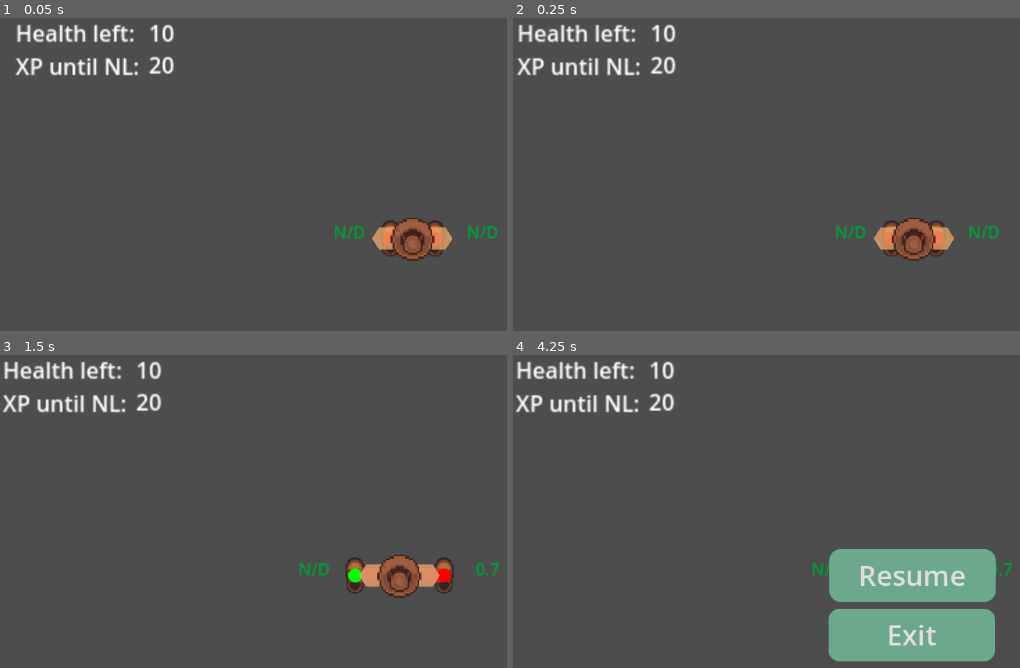
Above: before the commit, frames 1-4 (two rows, left to right).
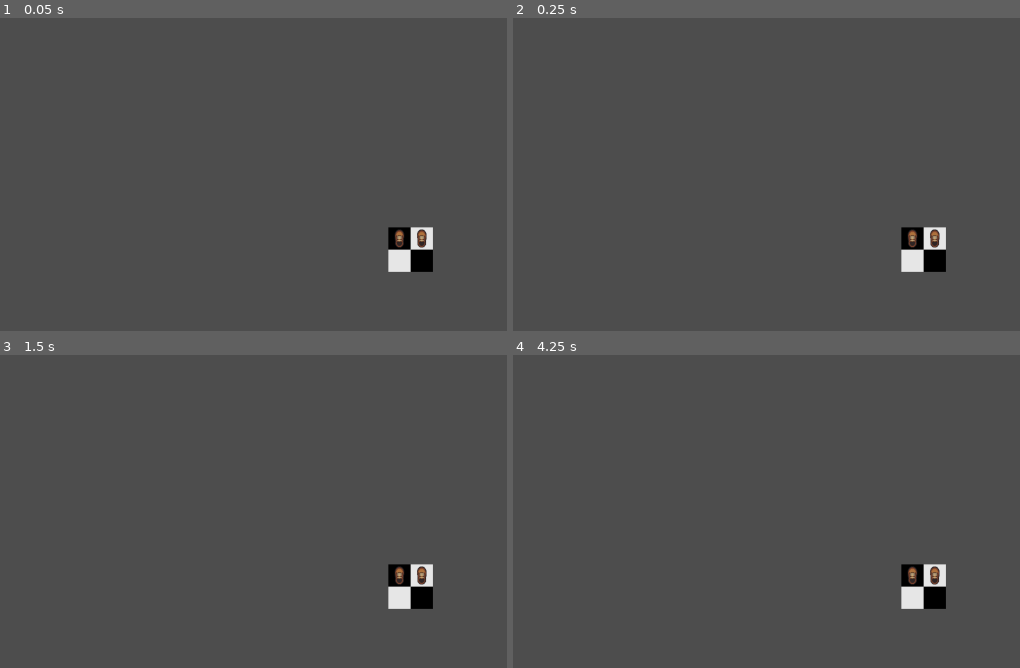
Above: after the commit, the same moments.

Repository: Meatplanter/Kelp_44
Game: Godot game, scene res://rogue_b.tscn
Same seed, same stepped clock (60 frames per second), same inputs: the game is played once before the commit and once after it. This scene is started directly instead of the project's main scene.
Inputs:
- Up to frame 1 (0.05 s): no input
- Up to frame 2 (0.25 s): no input
- Up to frame 3 (1.5 s): tap Enter at 0.5 s; hold Keypad 6 (RS_move_right) 0.53-1.28 s; hold M (ChangeMode) 0.53-1.28 s; hold X (LS_move_down) from 1.28 s (still down); tap Space (Space) at 1.35 s
- Up to frame 4 (4.25 s): tap Space (Space) at 2, 3.5 s; release X (LS_move_down) at 2.03 s; hold Keypad 6 (RS_move_right) 2.03-2.78 s; hold Shift (TargettingMode) 2.03-2.78 s; tap Enter at 2.75 s; hold Q (LS_move_leftup) 2.78-3.53 s; tap 1 at 2.85 s; hold A (LS_move_left) from 3.53 s (still down); tap 2 at 3.6 s; tap Escape (Esc) at 4.15 s

The runs differ from the first frame. In frame 1, 3.9% of the frame differs, in the area x 2-99%, y 1-82%; in frame 2, 4.0%; in frame 3, 4.4%; in frame 4, 13%, in the area x 0-99%, y 1-99%.

Commit message:
Movement revamp start

Diff:
--- a/Bullet.gd
+++ b/Bullet.gd
@@ -15,10 +15,12 @@
 
 func _ready() -> void:
 	shootingPoint = global_position
+	bulletSpeed = randf_range(0.75*bulletSpeed,1.5*bulletSpeed)
 	if Global.bloodTrailScene == true:
 		bloodTrailScene = preload("res://blood_trail_px.tscn")
 	elif Global.bloodTrailScene == false:
 		bloodTrailScene = preload("res://blood_trail_pc.tscn")
+
 
 
 func _process(delta: float) -> void:
@@ -45,7 +47,7 @@
 
 func _physics_process(delta: float) -> void:
 	var direction = Vector2.RIGHT.rotated(rotation)
-	position += direction * randf_range(0.75*bulletSpeed,1.5*bulletSpeed) * delta * Global.gameSpeed * bulletSlowdown
+	position += direction * bulletSpeed * delta * Global.gameSpeed * bulletSlowdown
 	if bulletContact == 0.0: bulletSlowdown = bulletSlowdown * Global.bulletSlowdown
 	travelledDistance += bulletSpeed * delta * Global.gameSpeed
 
--- a/RightShoe.gd
+++ b/RightShoe.gd
@@ -736,6 +736,7 @@
 	var to_angle = Global.midpoint.angle_to_point(%CharBody.focus)
 	var shortest = shortest_angle(from_angle, to_angle)
 	tween.tween_property(self,"rotation",shortest+0.5 * PI,moveTime)
+	moveTime = Global.moveTime
 
 	if currPos == targPos:
 		Global.rightMoving = false
--- /dev/null
+++ b/camera.gd
@@ -0,0 +1,9 @@
+extends Node
+
+var cameraState = 0 #0 looking up, 1 looking right, 2 looking down, 3 looking left
+
+#vector camera normal
+var VecRight = Vector2.RIGHT
+var VecLeft = Vector2.LEFT
+var VecUp = Vector2.UP
+var VecDown = Vector2.DOWN
--- a/main_menu.gd
+++ b/main_menu.gd
@@ -45,7 +45,7 @@
 
 
 func _on_player_health_text_changed():
-	Global.playerHealth = float($PlayerHealth.text)
+	Global.playerHealth = int($PlayerHealth.text)
 
 
 func _on_bullet_time_text_changed():
--- /dev/null
+++ b/movement.gd
@@ -0,0 +1,52 @@
+extends Node
+
+var moveDistance = 32 #base 32
+var maxMoveDistance = 65 #at first 75
+var styleTween = Tween.TRANS_QUAD #for movement
+var pureMovement = 0.3 #in seconds
+var placingWeight = 0.2 #in seconds
+
+var moveTime = 0.4
+
+var moveSimpleOptimal: #e.g. walking forward, first half of movement, raising foot
+	get:
+		return pureMovement
+var moveComplexOptimal: #e.g. walking forward, planting foot in front
+	get:
+		return pureMovement + placingWeight
+var moveSimpleHeavy: #e.g. retracting step after planting foot
+	get:
+		return placingWeight + pureMovement
+var moveComplexHeavy: #e.g. moving same foot outwards twice
+	get:
+		return placingWeight + pureMovement + placingWeight
+
+var leftMoving = false
+var rightMoving = false
+var canMove = true
+var leftWeighted = true
+var rightWeighted = true
+var weightedShoe = "both"
+
+#normalized directions
+var DirRight = Vector2.RIGHT
+var DirLeft = Vector2.LEFT
+var DirUp = Vector2.UP
+var DirDown = Vector2.DOWN
+var DirRightUp = Vector2(1,-1)
+var DirRightDown = Vector2(1,1)
+var DirLeftUp = Vector2(-1,-1)
+var DirLeftDown = Vector2(-1,1)
+
+var CurrPosLeft = Vector2(0,0)
+var CurrPosRight = Vector2(32,0)
+
+#func can_move(dir: Vector2) -> bool:
+	#var dist = moveDistance
+	#if dir * dist =
+#
+#func move_right(target: Node2D):
+	#var tween: Tween
+	#tween = create_tween()
+	#tween.tween_property(self,"position",Vector2(targPos[0],targPos[1]),moveTime).set_trans(styleTween)
+	#target.position.x += DirRight * moveDistance
--- a/project.godot
+++ b/project.godot
@@ -19,6 +19,8 @@
 
 Global="*res://global.gd"
 EnemyManager="*res://enemy_manager.gd"
+Movement="*res://movement.gd"
+Camera="*res://camera.gd"
 
 [input]
 
--- /dev/null
+++ b/rogue_b.gd
@@ -0,0 +1,39 @@
+extends CharacterBody2D
+
+
+func check_collision(point: Vector2) -> bool:
+	var space_state = get_world_2d().direct_space_state
+	var params = PhysicsPointQueryParameters2D.new()
+	params.position = point   # your Vector2 point
+	params.collide_with_areas = true
+	params.collide_with_bodies = true
+	var result = space_state.intersect_point(params)
+
+	if result.size() > 0: return true
+	else: return false
+
+
+func can_move(body: Node2D, dir: Vector2) -> bool:
+	var targetPos = body.global_position + dir * Movement.moveDistance
+	if check_collision(targetPos) == true: return false
+	else: return true
+
+
+func move_left(dir: Vector2):
+	var tween: Tween
+	tween = create_tween()
+	tween.tween_property(%LeftShoe,"position",dir*Movement.moveDistance,Movement.moveTime).set_trans(Movement.styleTween)
+
+func move_right(dir: Vector2):
+	var tween: Tween
+	tween = create_tween()
+	tween.tween_property(%RightShoe,"position",dir*Movement.moveDistance,Movement.moveTime).set_trans(Movement.styleTween)
+
+#func _ready():
+	#if can_move($RightShoe,Movement.DirRight) == true: print("yay")
+	#else: print("oof")
+
+
+func _input(event):
+	if event.is_action_pressed("RS_move_right"):
+		move_right(Movement.DirRight)
--- a/rogue_b.tscn
+++ b/rogue_b.tscn
@@ -1,153 +1,44 @@
-[gd_scene load_steps=12 format=3 uid="uid://ctyixwmxls1xf"]
+[gd_scene load_steps=5 format=3 uid="uid://ctyixwmxls1xf"]
 
-[ext_resource type="PackedScene" uid="uid://bc2ej70xjolx2" path="res://LeftShoe.tscn" id="1_y7bk3"]
-[ext_resource type="PackedScene" uid="uid://dmw176204y7dd" path="res://RightShoe.tscn" id="2_e3tf4"]
-[ext_resource type="Script" uid="uid://cqyv41oyv0lcg" path="res://CharBody.gd" id="3_m64x7"]
-[ext_resource type="Script" uid="uid://c63kxpwm4xegy" path="res://marker_2d.gd" id="4_t0gij"]
-[ext_resource type="Script" uid="uid://qjt0l3kan22g" path="res://camera_2d.gd" id="5_qhx67"]
-[ext_resource type="Script" uid="uid://g7fnkyhbdemq" path="res://hp_left.gd" id="6_eklly"]
-[ext_resource type="Script" uid="uid://clxhegpqyijug" path="res://xp_to_level.gd" id="7_txm64"]
-[ext_resource type="PackedScene" uid="uid://c5nunyagwdk5f" path="res://pause_menu.tscn" id="8_2ujkx"]
-[ext_resource type="PackedScene" uid="uid://ct4uhithfj3kk" path="res://level_up_screen.tscn" id="9_5701o"]
-[ext_resource type="Script" uid="uid://bjf8casb61ncs" path="res://game_over.gd" id="10_neqtn"]
-[ext_resource type="PackedScene" uid="uid://dmant07862ycy" path="res://torso.tscn" id="11_umaqk"]
+[ext_resource type="Script" uid="uid://cmd2574ahhehe" path="res://rogue_b.gd" id="1_67mbl"]
+[ext_resource type="Texture2D" uid="uid://3sssh4smi3wv" path="res://Assets/Resized.png" id="2_mvfyg"]
+[ext_resource type="Texture2D" uid="uid://mhadgvm6kalh" path="res://Assets/Shoe.png" id="3_mpt7r"]
+
+[sub_resource type="CapsuleShape2D" id="CapsuleShape2D_bjt74"]
+radius = 6.0
+height = 28.0
 
 [node name="RogueB" type="CharacterBody2D"]
 visibility_layer = 2
+script = ExtResource("1_67mbl")
 metadata/Player = true
 
-[node name="LeftShoe" parent="." instance=ExtResource("1_y7bk3")]
+[node name="Resized" type="Sprite2D" parent="."]
+position = Vector2(16, 16)
+texture = ExtResource("2_mvfyg")
+
+[node name="LeftShoe" type="Area2D" parent="."]
 unique_name_in_owner = true
-visibility_layer = 2
+
+[node name="LeftShoeSprite" type="Sprite2D" parent="LeftShoe"]
 texture_filter = 1
+texture = ExtResource("3_mpt7r")
+flip_v = true
 
-[node name="RightShoe" parent="." instance=ExtResource("2_e3tf4")]
+[node name="LeftCollision" type="CollisionShape2D" parent="LeftShoe"]
+shape = SubResource("CapsuleShape2D_bjt74")
+
+[node name="RightShoe" type="Area2D" parent="."]
 unique_name_in_owner = true
-visibility_layer = 2
 position = Vector2(32, 0)
 
-[node name="CharBody" type="Line2D" parent="."]
-unique_name_in_owner = true
-visibility_layer = 2
-points = PackedVector2Array(0, 0, 32, 0)
-default_color = Color(0.632317, 0.237724, 0.330408, 1)
-script = ExtResource("3_m64x7")
+[node name="RightShoeSprite" type="Sprite2D" parent="RightShoe"]
+texture_filter = 1
+texture = ExtResource("3_mpt7r")
+flip_h = true
+flip_v = true
 
-[node name="Marker2D" type="Marker2D" parent="CharBody"]
-script = ExtResource("4_t0gij")
+[node name="RightCollision" type="CollisionShape2D" parent="RightShoe"]
+shape = SubResource("CapsuleShape2D_bjt74")
 
-[node name="Camera2D" type="Camera2D" parent="CharBody/Marker2D"]
-ignore_rotation = false
-zoom = Vector2(2, 2)
-position_smoothing_enabled = true
-position_smoothing_speed = 10.0
-rotation_smoothing_enabled = true
-rotation_smoothing_speed = 3.0
-script = ExtResource("5_qhx67")
-
-[node name="LabelHealthLeft" type="Label" parent="CharBody/Marker2D/Camera2D"]
-offset_left = -286.0
-offset_top = -160.0
-offset_right = -234.0
-offset_bottom = -137.0
-text = "Health left:"
-metadata/_edit_use_anchors_ = true
-
-[node name="HPLeft" type="Label" parent="CharBody/Marker2D/Camera2D"]
-offset_left = -190.0
-offset_top = -160.0
-offset_right = -150.0
-offset_bottom = -137.0
-text = "10"
-script = ExtResource("6_eklly")
-metadata/_edit_use_anchors_ = true
-
-[node name="LabelXPLeft" type="Label" parent="CharBody/Marker2D/Camera2D"]
-offset_left = -286.0
-offset_top = -136.0
-offset_right = -162.0
-offset_bottom = -113.0
-text = "XP until NL:"
-
-[node name="XPToLevel" type="Label" parent="CharBody/Marker2D/Camera2D"]
-offset_left = -190.0
-offset_top = -137.0
-offset_right = -150.0
-offset_bottom = -114.0
-text = "10"
-script = ExtResource("7_txm64")
-metadata/_edit_use_anchors_ = true
-
-[node name="Pause menu" parent="CharBody/Marker2D/Camera2D" instance=ExtResource("8_2ujkx")]
-visible = false
-z_index = 1
-
-[node name="LevelUpScreen" parent="CharBody/Marker2D/Camera2D" instance=ExtResource("9_5701o")]
-process_mode = 2
-visible = false
-z_index = 1
-offset_left = -288.0
-offset_top = -161.0
-offset_right = -288.0
-offset_bottom = -161.0
-
-[node name="GameOver" type="CanvasLayer" parent="CharBody/Marker2D"]
-process_mode = 2
-visible = false
-script = ExtResource("10_neqtn")
-
-[node name="ColorRect" type="ColorRect" parent="CharBody/Marker2D/GameOver"]
-offset_left = -5.0
-offset_top = -9.0
-offset_right = 1159.0
-offset_bottom = 659.0
-color = Color(0.152941, 0.168627, 0.188235, 0.894118)
-metadata/_edit_use_anchors_ = true
-
-[node name="LabelGameOver" type="Label" parent="CharBody/Marker2D/GameOver/ColorRect"]
-layout_mode = 0
-offset_left = 137.0
-offset_top = 212.0
-offset_right = 1038.0
-offset_bottom = 417.0
-theme_override_font_sizes/font_size = 150
-text = "GAME OVER!"
-metadata/_edit_use_anchors_ = true
-
-[node name="LabelBulletsDodged" type="Label" parent="CharBody/Marker2D/GameOver/ColorRect"]
-visible = false
-layout_mode = 0
-offset_left = 364.0
-offset_top = 434.0
-offset_right = 736.0
-offset_bottom = 503.0
-theme_override_font_sizes/font_size = 50
-text = "Bullets dodged: "
-
-[node name="LabelEnemiesKilled" type="Label" parent="CharBody/Marker2D/GameOver/ColorRect"]
-visible = false
-layout_mode = 0
-offset_left = 377.0
-offset_top = 434.0
-offset_right = 737.0
-offset_bottom = 503.0
-theme_override_font_sizes/font_size = 50
-text = "Enemies killed: "
-
-[node name="Label" type="Label" parent="CharBody/Marker2D/GameOver/ColorRect"]
-layout_mode = 0
-offset_left = 481.0
-offset_top = 566.0
-offset_right = 699.0
-offset_bottom = 589.0
-text = "(Esc to exit, space to restart)"
-
-[node name="Torso" parent="." instance=ExtResource("11_umaqk")]
-unique_name_in_owner = true
-position = Vector2(16, -1)
-
-[node name="Timer" type="Timer" parent="."]
-wait_time = 2.0
-autostart = true
-
-[connection signal="timeout" from="Timer" to="CharBody" method="_on_timer_timeout"]
+[node name="Camera2D" type="Camera2D" parent="."]
Not shown, added: camera.gd.uid
Not shown, added: movement.gd.uid
Not shown, added: rogue_b.gd.uid
